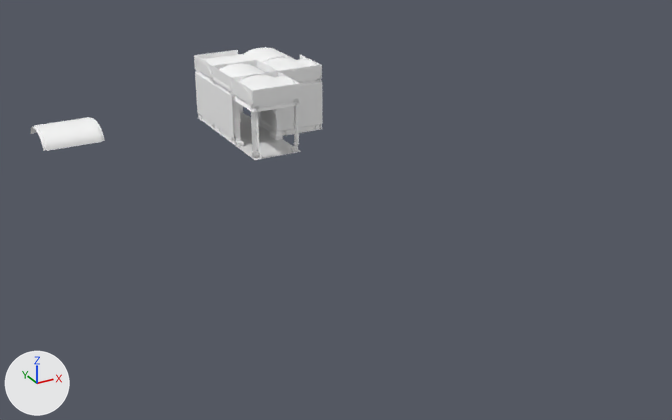
The Blender file Modular_Dungeon.blend: old version first, new version second.
Before and after are seen from a 50 mm camera at (-32.8, -59.5, 25.1) aimed at (-4.5, -8.2, -0.5). The axes (+X, +Y, +Z) are drawn at lower left. The lights are the same throughout.

In view in the first picture: 'Cross', 'Pillar.001', 'Roof_Curved4.011', 'Roof_Vaulted', 'TopTrim.002', 'Wall', 'Wall.004', 'Wall.005'.
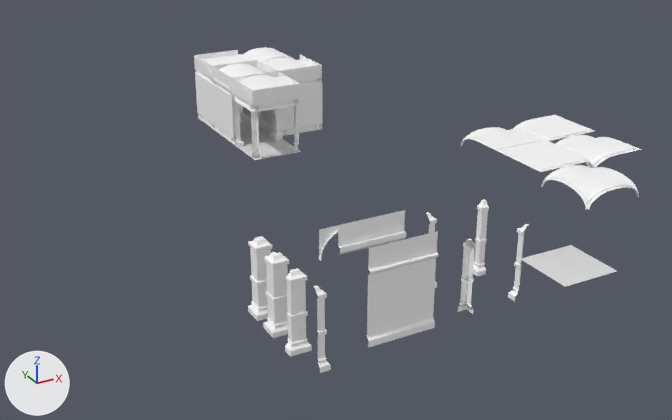
Where the newer file only moved an object's origin or applied its transform, the numbers keep the older frame.

Pixel boxes (x1, y1, x2, y2) of what changed, in the pictures (672 x 420 px):
'Wall', reshaped, moved, modifiers changed (12% wider, 40% taller): before (212, 61, 276, 144); after (367, 231, 439, 348)
'Pillar_Split', added: after (426, 199, 529, 314)
'Floor', added: after (522, 245, 617, 287)
'Top_Trim_Piece', added: after (338, 210, 406, 255)
'Roof_Vaulted4', added: after (541, 165, 639, 210)
'Pillar3', added: after (263, 252, 289, 338)
'Roof_Curved4.011', deleted: before (31, 117, 105, 151)
'Pillar2', added: after (285, 268, 312, 357)
'Roof_Flat', added: after (498, 141, 593, 172)
'Pillar4', added: after (248, 236, 272, 321)
'Roof_Vaulted3', added: after (556, 135, 641, 168)
'Roof_Vaulted2', added: after (460, 127, 547, 151)
'Roof_Vaulted1', added: after (513, 115, 594, 141)
'Pillar1', added: after (314, 285, 331, 373)
'Wall_Decoration', added: after (319, 225, 371, 261)
'Wall.010', unchanged, uncovered by the edit: after (212, 61, 276, 144)

What changed in the scene script:
```text
Add me_texturescom_pavement_cobblestoneold_1k_albedo_020:
    me_texturescom_pavement_cobblestoneold_1k_albedo_020.from_pydata(...)  # 18 vertices, 8 faces; spans x -2.0..2.0, y 1.8..2.0, z 0.0..5.5
    # faces by material slot: [1, 7]
    me_texturescom_pavement_cobblestoneold_1k_albedo_020.materials.append(mat_wall)  # its picture is missing
    me_texturescom_pavement_cobblestoneold_1k_albedo_020.materials.append(mat_concrete)  # its picture is missing
Add me_texturescom_pavement_cobblestoneold_1k_albedo_024:
    me_texturescom_pavement_cobblestoneold_1k_albedo_024.from_pydata([(-2.0, 2.0, 3.8), (2.0, 2.0, 3.8), (-2.0, 1.8, 4.0), (2.0, 1.8, 4.0), (-2.0, 1.8, 4.3), (2.0, 1.8, 4.3), (-2.0, 1.98, 4.3), (2.0, 1.98, 4.3), (-2.0, 1.98, 5.5), (2.0, 1.98, 5.5)], [], [(0, 1, 3, 2), (2, 3, 5, 4), (4, 5, 7, 6), (6, 7, 9, 8)])
    me_texturescom_pavement_cobblestoneold_1k_albedo_024.materials.append(mat_concrete)  # its picture is missing
Add me_texturescom_pavement_cobblestoneold_1k_albedo_046:
    me_texturescom_pavement_cobblestoneold_1k_albedo_046.from_pydata([(0.0, 0.0, 5.46), (0.0, -1.8, 5.46), (-1.8, 0.0, 5.46), (-1.8, -1.8, 5.46), (-2.0, -1.8, 5.39), (-2.0, -2.0, 5.39), (-1.8, -2.0, 5.39), (0.0, -2.0, 5.39), (0.0, -1.8, 5.39), (-2.0, 0.0, 5.39), (-1.8, -1.8, 5.39), (-1.8, 0.0, 5.39)], [], [(0, 1, 3, 2), (10, 6, 5, 4), (11, 10, 4, 9), (8, 7, 6, 10), (3, 10, 11, 2), (1, 8, 10, 3)])
    me_texturescom_pavement_cobblestoneold_1k_albedo_046.polygons.foreach_set('use_smooth', [True] * 6)
    for i in [*range(1, 6)]: me_texturescom_pavement_cobblestoneold_1k_albedo_046.polygons[i].material_index = 1
    me_texturescom_pavement_cobblestoneold_1k_albedo_046.materials.append(mat_wall)  # its picture is missing
    me_texturescom_pavement_cobblestoneold_1k_albedo_046.materials.append(mat_concrete)  # its picture is missing
Change ob_wall:
    ob_wall: bpy.data.objects.new('Wall', me_texturescom_pavement_cobblestoneold_1k_albedo_001) -> bpy.data.objects.new('Wall', me_texturescom_pavement_cobblestoneold_1k_albedo_020)
    remove _m = ob_wall.modifiers.new('Mirror', 'MIRROR')
    ob_wall.location: (-4.0, 8.0, 0.0) -> (-10.0, -27.0, 0.0)
Remove ob_roof_curved4_011:
    ob_roof_curved4_011 = bpy.data.objects.new('Roof_Curved4.011', me_texturescom_pavement_cobblestoneold_1k_albedo_010)
Add ob_pillar1:
    ob_pillar1 = bpy.data.objects.new('Pillar1', me_plane_015)  # 43 vertices, 27 faces; spans x 0.0..0.6, y -0.6..0.0, z -0.3..4.2; in mat_wall (its picture is missing), mat_concrete (its picture is missing)
    ob_pillar1.location = (-15.0, -25.0, 0.0)
Add ob_pillar2:
    ob_pillar2 = bpy.data.objects.new('Pillar2', me_plane_014)  # 71 vertices, 54 faces; spans x -0.6..0.6, y -0.6..0.0, z -0.3..4.2; in mat_wall (its picture is missing), mat_concrete (its picture is missing)
    ob_pillar2.location = (-15.0, -23.0, 0.0)
Add ob_pillar3:
    ob_pillar3 = bpy.data.objects.new('Pillar3', me_plane_013)  # 99 vertices, 81 faces; spans x -0.6..0.6, y -0.6..0.6, z -0.3..4.2; in mat_wall (its picture is missing), mat_concrete (its picture is missing)
    ob_pillar3.location = (-15.0, -21.0, 0.0)
Add ob_pillar4:
    ob_pillar4 = bpy.data.objects.new('Pillar4', me_plane_012)  # 113 vertices, 108 faces; spans x -0.6..0.6, y -0.6..0.6, z -0.3..4.2; in mat_wall (its picture is missing), mat_concrete (its picture is missing)
    ob_pillar4.location = (-15.0, -19.0, 0.0)
Add ob_wall_decoration:
    ob_wall_decoration = bpy.data.objects.new('Wall_Decoration', me_archdecor_010)  # 80 vertices, 62 faces; spans x -1.6..1.6, y 1.7..2.0, z 2.19..4.0; in mat_wall (its picture is missing), mat_concrete (its picture is missing)
    ob_wall_decoration.location = (-10.0, -21.0, 0.0)
Add ob_top_trim_piece:
    ob_top_trim_piece = bpy.data.objects.new('Top_Trim_Piece', me_texturescom_pavement_cobblestoneold_1k_albedo_024)
    ob_top_trim_piece.location = (-10.0, -24.0, 0.0)
Add ob_floor:
    ob_floor = bpy.data.objects.new('Floor', me_texturescom_pavement_cobblestoneold_1k_albedo.copy())  # the mesh of ob_corner
    ob_floor.location = (3.0, -23.0, 0.0)
Add ob_roof_vaulted4:
    ob_roof_vaulted4 = bpy.data.objects.new('Roof_Vaulted4', me_texturescom_pavement_cobblestoneold_1k_albedo_009)  # 44 vertices, 34 faces; spans x -2.0..0.0, y 0.0..2.0, z 4.5..5.46; in mat_wall (its picture is missing), mat_concrete (its picture is missing); modifiers MIRROR
    ob_roof_vaulted4.location = (4.0, -23.0, 0.0)
Add ob_roof_vaulted3:
    ob_roof_vaulted3 = bpy.data.objects.new('Roof_Vaulted3', me_texturescom_pavement_cobblestoneold_1k_albedo_048)  # 129 vertices, 108 faces; spans x -2.0..2.0, y -2.0..2.0, z 4.5..5.46; in mat_wall (its picture is missing), mat_concrete (its picture is missing)
    ob_roof_vaulted3.location = (8.0, -19.0, 0.0)
Add ob_roof_vaulted1:
    ob_roof_vaulted1 = bpy.data.objects.new('Roof_Vaulted1', me_texturescom_pavement_cobblestoneold_1k_albedo_047)  # 65 vertices, 52 faces; spans x -2.0..2.0, y -2.0..2.0, z 4.5..5.46; in mat_wall (its picture is missing), mat_concrete (its picture is missing)
    ob_roof_vaulted1.location = (8.0, -15.0, 0.0)
Add ob_roof_flat:
    ob_roof_flat = bpy.data.objects.new('Roof_Flat', me_texturescom_pavement_cobblestoneold_1k_albedo_046)  # modifiers MIRROR, MIRROR
    ob_roof_flat.location = (4.0, -19.0, 0.0)
Add ob_roof_vaulted2:
    ob_roof_vaulted2 = bpy.data.objects.new('Roof_Vaulted2', me_texturescom_pavement_cobblestoneold_1k_albedo_045)  # 52 vertices, 40 faces; spans x -2.0..0.0, y -2.0..2.0, z 4.5..5.46; in mat_wall (its picture is missing), mat_concrete (its picture is missing); modifiers MIRROR
    ob_roof_vaulted2.location = (4.0, -15.0, 0.0)
Add ob_pillar_split:
    ob_pillar_split = bpy.data.objects.new('Pillar_Split', me_plane_016)  # 43 vertices, 27 faces; spans x -2.0..-1.4, y 1.4..2.0, z 0.0..4.5; in mat_wall (its picture is missing), mat_concrete (its picture is missing); modifiers MIRROR
    ob_pillar_split.location = (-4.0, -23.0, 0.0)
```
